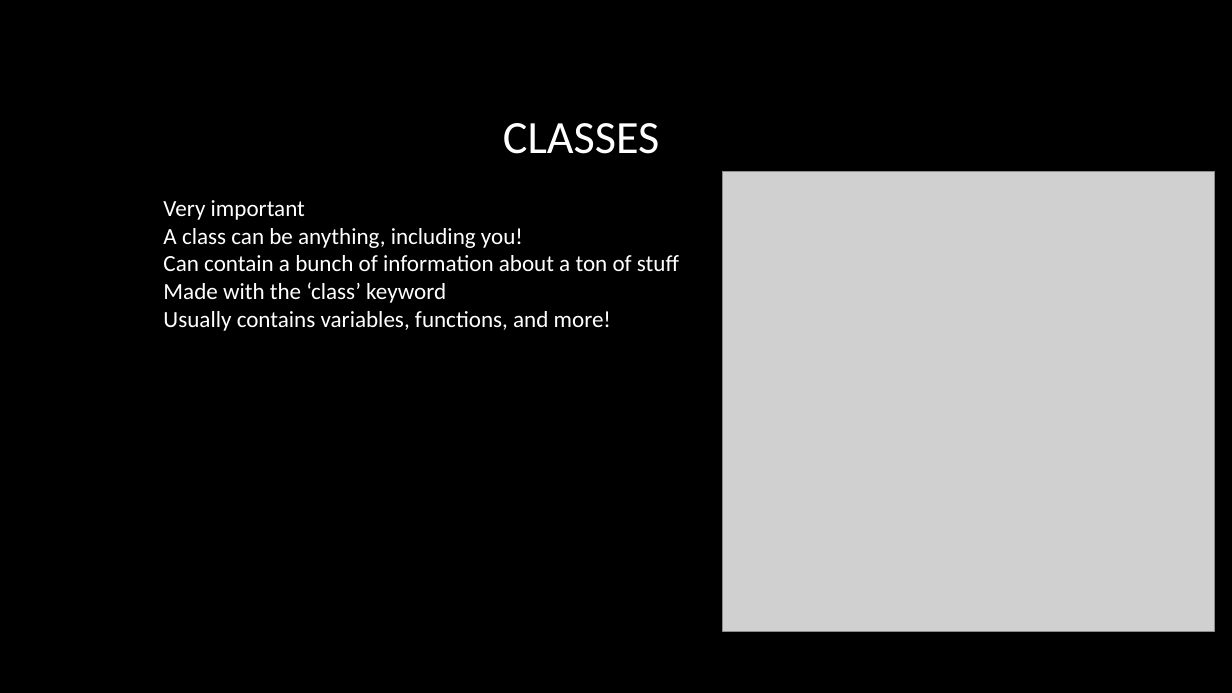
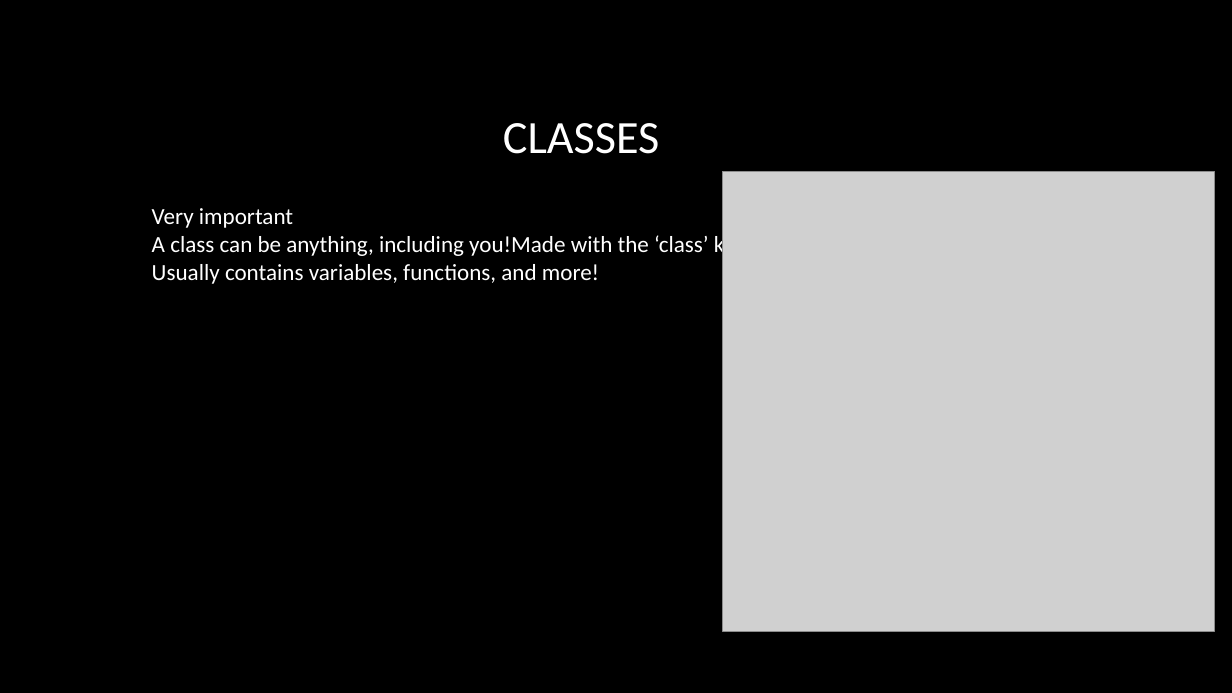
Before and after one commit to RIDENTEM/teachingMaterial, a slide deck: slide 5 of Programming in unity.pptx. Drawn at 1232x693 pixels with LibreOffice and Linux fonts; fonts in the diff are those of the drawing; grey boxes stand for pictures; background and template pictures are left out. Boxes give left, top, right and bottom in pixels: in the first picture for what was removed or moved away, otherwise in the second. Text is boxed around its words. In the diff, an @@ line names an element or a change of style, - is before the commit and + after.

```diff
--- a/Programming in unity.pptx
+++ b/Programming in unity.pptx
@@ text "Very important": place and size @@
-text "Very important" at [163, 200, 679, 331]
+text "Very important" at [152, 208, 800, 284]
@@ text at [152, 233, 800, 259]: text changed @@
-A class can be anything, including you!
-Can contain a bunch of information about a ton of stuff
-Made with the ‘class’ keyword
+A class can be anything, including you!Made with the ‘class’ keyword.
```
Also in this commit, not shown: 4 other slides changed, 1 slide added, 4 other files.
